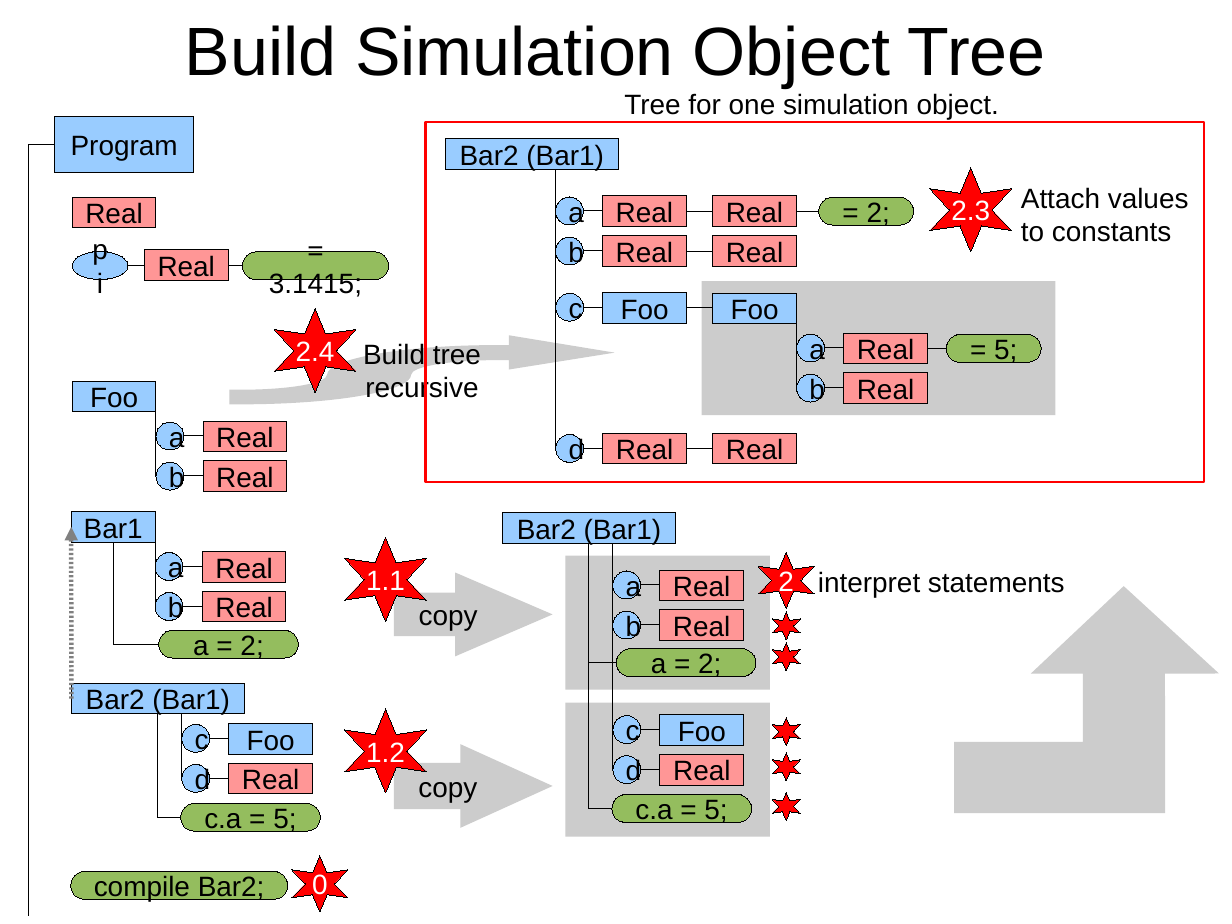
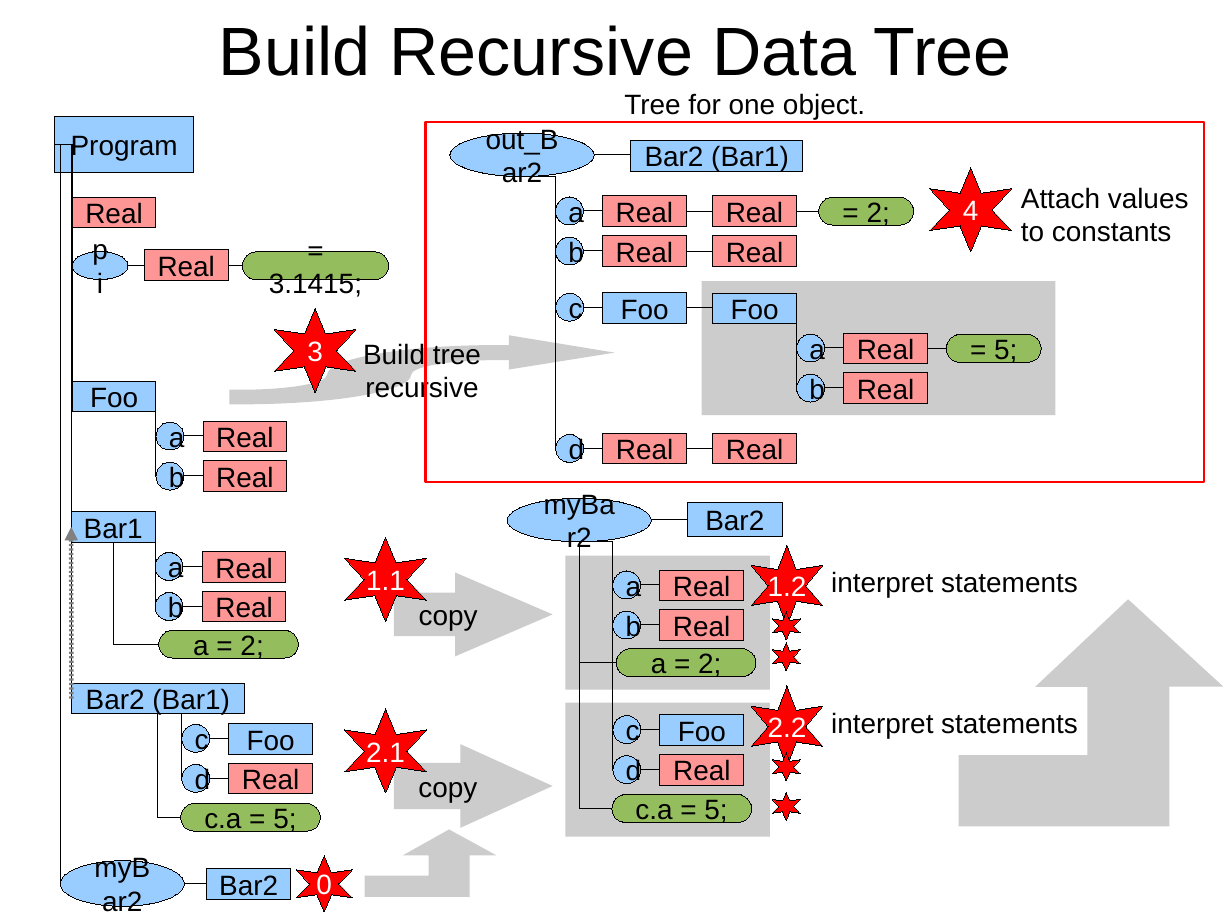
Before and after one commit to eike-welk/freeode, a slide deck: slide 9 of freeode_py/SIML Compiler Outline.odp. Drawn at 1232x924 pixels with LibreOffice and Linux fonts; fonts in the diff are those of the drawing. Boxes give left, top, right and bottom in pixels: in the first picture for what was removed or moved away, otherwise in the second. Text is boxed around its words. In the diff, an @@ line names an element or a change of style, - is before the commit and + after.

Commit message:
some more tree generation progress.

```diff
--- a/freeode_py/SIML Compiler Outline.odp
+++ b/freeode_py/SIML Compiler Outline.odp
@@ title at (219, 25, 1012, 76): text changed @@
-Build Simulation Object Tree
+Build Recursive Data Tree
@@ text at (624, 93, 865, 119): text changed @@
-Tree for one simulation object.
+Tree for one object.
@@ elbow line moved from (55, 144) - (28, 916) to (55, 144) - (60, 884) @@
@@ ellipse added at (451, 133, 595, 177), fill #99CCFF, outline #000000 0 pt, 18 pt, text #000000 @@
+out_Bar2
@@ rectangle "Bar2 (Bar1)": place and size @@
-rectangle "Bar2 (Bar1)" at (446, 139, 619, 169)
+rectangle "Bar2 (Bar1)" at (631, 141, 804, 171)
@@ elbow line moved from (532, 169) - (556, 448) to (522, 177) - (556, 448) @@
@@ elbow line moved from (532, 169) - (556, 307) to (522, 177) - (556, 307) @@
@@ elbow line moved from (532, 169) - (556, 252) to (522, 177) - (556, 252) @@
@@ elbow line moved from (532, 169) - (556, 211) to (522, 177) - (556, 211) @@
@@ elbow line added from (595, 155) to (631, 155), #000000 0 pt @@
@@ text in freeform shape at (963, 200, 979, 220): text changed @@
-2.3
+4
@@ text in freeform shape at (307, 341, 323, 362): text changed @@
-2.4
+3
@@ ellipse added at (508, 499, 652, 542), fill #99CCFF, outline #000000 0 pt, 18 pt, text #000000 @@
+myBar2
@@ rectangle "Bar2": place and size @@
-rectangle "Bar2" at (503, 513, 676, 543)
+rectangle "Bar2" at (688, 503, 783, 537)
@@ elbow line added from (652, 520) to (688, 520), #000000 0 pt @@
@@ text in rectangle at (705, 510, 764, 531): text changed @@
-Bar2 (Bar1)
+Bar2
@@ elbow line moved from (612, 808) - (589, 543) to (612, 808) - (579, 542) @@
@@ elbow line moved from (589, 543) - (613, 770) to (579, 542) - (613, 770) @@
@@ elbow line moved from (589, 543) - (613, 730) to (579, 542) - (613, 730) @@
@@ elbow line moved from (616, 663) - (589, 543) to (616, 663) - (579, 542) @@
@@ elbow line moved from (589, 543) - (613, 625) to (579, 542) - (613, 625) @@
@@ elbow line moved from (589, 543) - (613, 585) to (579, 542) - (613, 585) @@
@@ freeform shape "1.2": place and size @@
-freeform shape "1.2" at (345, 709, 427, 793)
+freeform shape "1.2" at (751, 546, 823, 626)
@@ text "interpret statements": place and size @@
-text "interpret statements" at (818, 571, 1065, 597)
+text "interpret statements" at (831, 571, 1078, 597)
@@ freeform shape: place and size @@
-freeform shape at (955, 587, 1220, 814)
+freeform shape at (959, 599, 1224, 826)
@@ freeform shape "2.2": place and size @@
-freeform shape "2.2" at (759, 552, 815, 608)
+freeform shape "2.2" at (751, 686, 823, 767)
@@ freeform shape added at (345, 709, 427, 793), fill #FF0000, outline #000000 0 pt, 18 pt, text #FFFFFF @@
+2.1
@@ text in freeform shape at (768, 717, 807, 742): text changed @@
-2
+2.2
@@ text added at (831, 712, 1078, 738), 18 pt, text #000000 @@
+interpret statements
@@ freeform shape added at (364, 830, 496, 897), fill #CCCCCC @@
@@ freeform shape "0": place and size @@
-freeform shape "0" at (292, 856, 348, 912)
+freeform shape "0" at (296, 856, 352, 912)
@@ rounded rectangle removed at (70, 872, 287, 900) @@
-compile Bar2;
@@ group added at (55, 144, 291, 907): 6 elbow lines, 1 ellipse, 1 rectangle @@
+myBar2
+Bar2
```
Also in this commit, not shown: 3 other slides changed, 3 other files.
